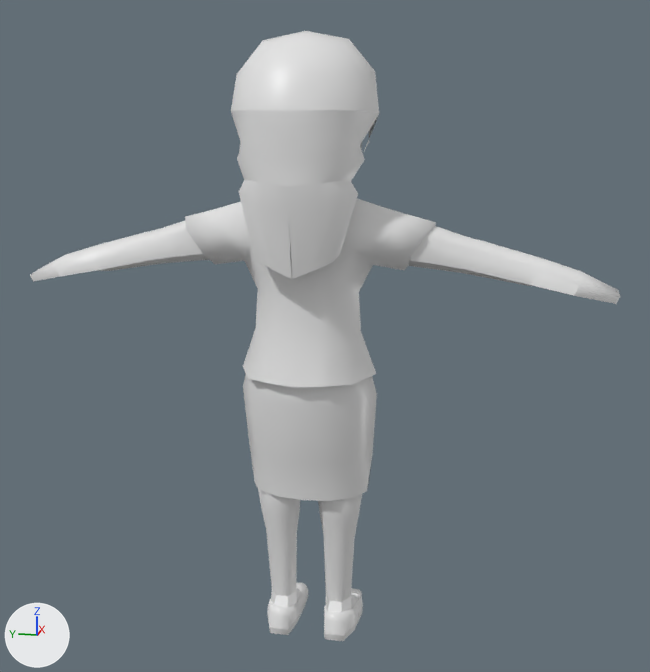
The FBX model Assets/_Project/Art/Models/FBXs/Character/msrSantos/msh_mrsSantos.fbx as it was, and as the next commit left it.
Both versions are drawn from a 50 mm camera at (-3.54, -0.78, 2.25) aimed at (0.05, -0.07, 1.36). The lights are fixed; the arrows at lower left show +X, +Y and +Z. The older version comes first. Vertices at exactly the same position are counted once.

The scene before the commit, as lines of its bpy script (objects in view):
```python
me_body_female_002 = bpy.data.meshes.new('Body Female.002')
me_body_female_002.from_pydata(...)  # 624 vertices, 628 faces; spans x -0.32..0.35, y -1.22..1.22, z -1.52..1.05
me_body_female_002.materials.append(mat_uv_checker_material_uv_grid_128x128)  # white #e7e7e7
# before: 147 (0.05, 0.18, -1.36) at pixel (271, 588), 148 (0.11, 0.16, -1.35), 149 (0.11, 0.1, -1.36), 150 (0.06, 0.07, -1.36) at pixel (296, 591), 151 (0.0, 0.1, -1.36) at pixel (287, 596)
# before: 153 (0.0, 0.15, -1.36) at pixel (275, 595), 471 (0.05, -0.18, -1.36) at pixel (350, 596), 472 (0.11, -0.16, -1.35), 473 (0.11, -0.1, -1.36), 474 (0.06, -0.07, -1.36) at pixel (325, 594)
# before: 475 (0.0, -0.1, -1.36) at pixel (329, 600), 477 (0.0, -0.15, -1.36) at pixel (341, 602)
ob_teacher0 = bpy.data.objects.new('Teacher0', me_body_female_002)
ob_teacher0.location = (0.0, 0.0, 1.518)
```
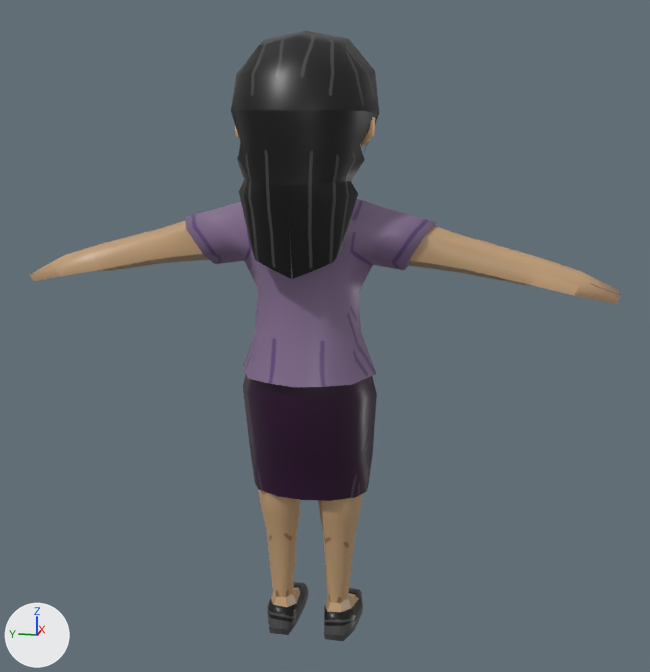
The newer file is also turned or shifted as a whole; pictures and numbers use the older file's frame.

The change, as a list of edits to the scene's bpy script:
```text
Add img_tex_santosbody_png:
    img_tex_santosbody_png = load_image('tex_santosBody.png', 'tex_santosBody.png', 1024, 1024, 'sRGB')
Add img_tex_santoshead_png:
    img_tex_santoshead_png = load_image('tex_santosHead.png', 'tex_santosHead.png', 1024, 1024, 'sRGB')
Add mat_grid_checker_1024:
    mat_grid_checker_1024 = principled_material('grid_checker_1024')
    mat_grid_checker_1024.texture = img_tex_santosbody_png
    mat_grid_checker_1024.roughness = 0.4
Add mat_head:
    mat_head = principled_material('Head')
    mat_head.texture = img_tex_santoshead_png  # with its transparency
    mat_head.roughness = 0.4
Change me_body_female_002:
    used by ob_teacher0; location = (0.0, 0.0, 1.518)
    verts and faces of me_body_female_002; kept vertices keep their numbers, new ones are numbered from 624
    remove me_body_female_002.from_pydata(...)  # 624 vertices, 628 faces; spans x -0.32..0.35, y -1.22..1.22, z -1.52..1.05
    add me_body_female_002.from_pydata(...)  # 648 vertices, 648 faces; spans x -0.32..0.35, y -1.22..1.22, z -1.52..1.05
    me_body_female_002 part 1
    add for i in [151, 153, 475, 477]: verts[i] += (-0.01, 0.0, 0.0)
    add verts[147] = (0.03, 0.17, -1.36)  # moved, pixel (272, 590)
    add verts[474] = (0.04, -0.08, -1.36)  # moved, pixel (327, 596)
    add verts[148] = (0.08, 0.15, -1.36)  # moved
    add verts[149] = (0.08, 0.1, -1.36)  # moved
    add verts[473] = (0.08, -0.1, -1.36)  # moved
    add verts[150] = (0.04, 0.08, -1.36)  # moved, pixel (293, 593)
    add verts[471] = (0.03, -0.17, -1.36)  # moved, pixel (347, 598)
    add verts[472] = (0.08, -0.15, -1.36)  # moved
    me_body_female_002 part 2
    8 faces are deleted
    24 vertices are added at x -0.05..0.04, y -0.28..0.28, z 0.62..0.74
    28 new faces join them, mat_head (picture img_tex_santoshead_png)
    me_body_female_002 part 3: 510 faces spanning x -0.23..0.35, y -1.22..1.22, z -1.52..0.59 switch from mat_uv_checker_material_uv_grid_128x128 (white #e7e7e7) to mat_grid_checker_1024 (picture img_tex_santosbody_png)
    me_body_female_002 part 4: 110 faces spanning x -0.32..0.29, y -0.29..0.29, z 0.13..1.05 switch from mat_uv_checker_material_uv_grid_128x128 (white #e7e7e7) to mat_head (picture img_tex_santoshead_png)
```

Boxes [x1, y1, x2, y2] around the edits, measured in the pictures (650 x 672 px; the box of a moved part takes in the faces that stretch with it):
part 1 of me_body_female_002, moved or reshaped
    both: [266, 530, 355, 612]
part 2 of me_body_female_002, built on (mostly hidden)
    after: [235, 117, 375, 145]
part 3 of me_body_female_002, recoloured (darker)
    both: [30, 199, 620, 641]
part 4 of me_body_female_002, recoloured (white to black)
    both: [231, 31, 379, 279]
